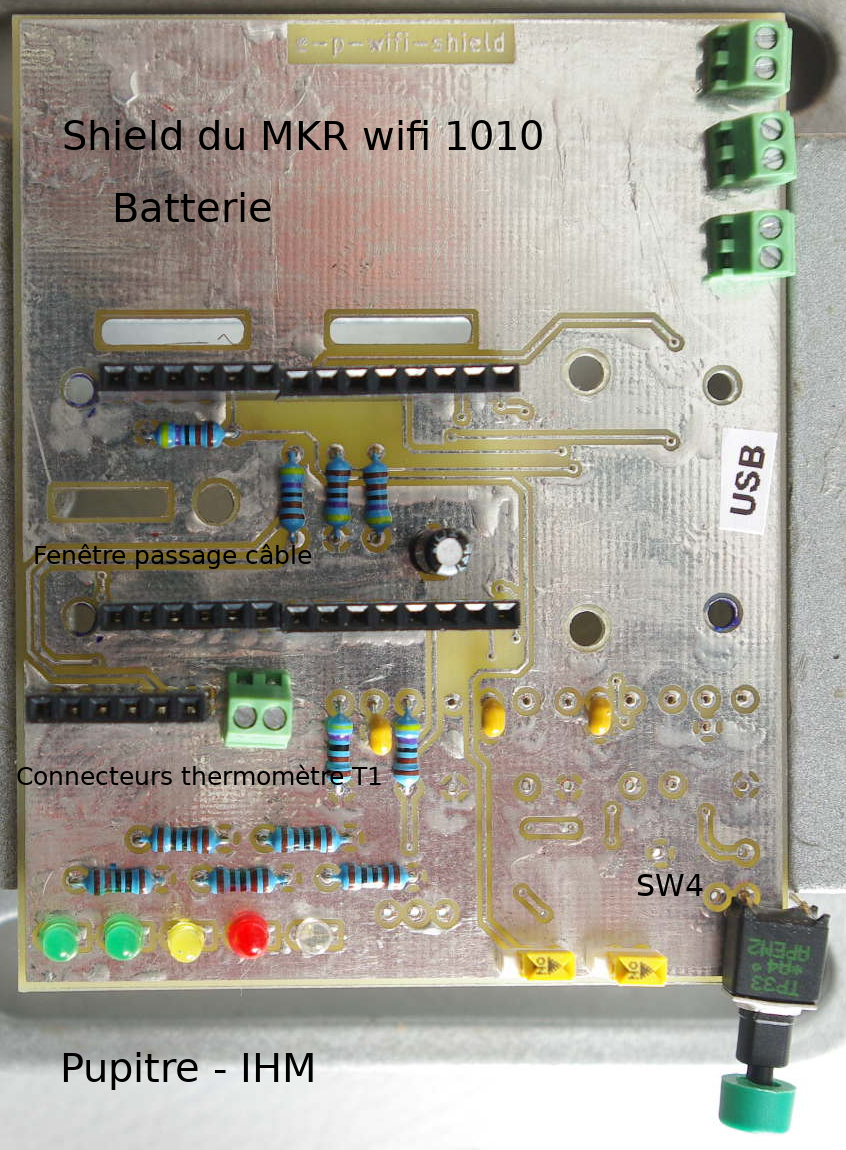
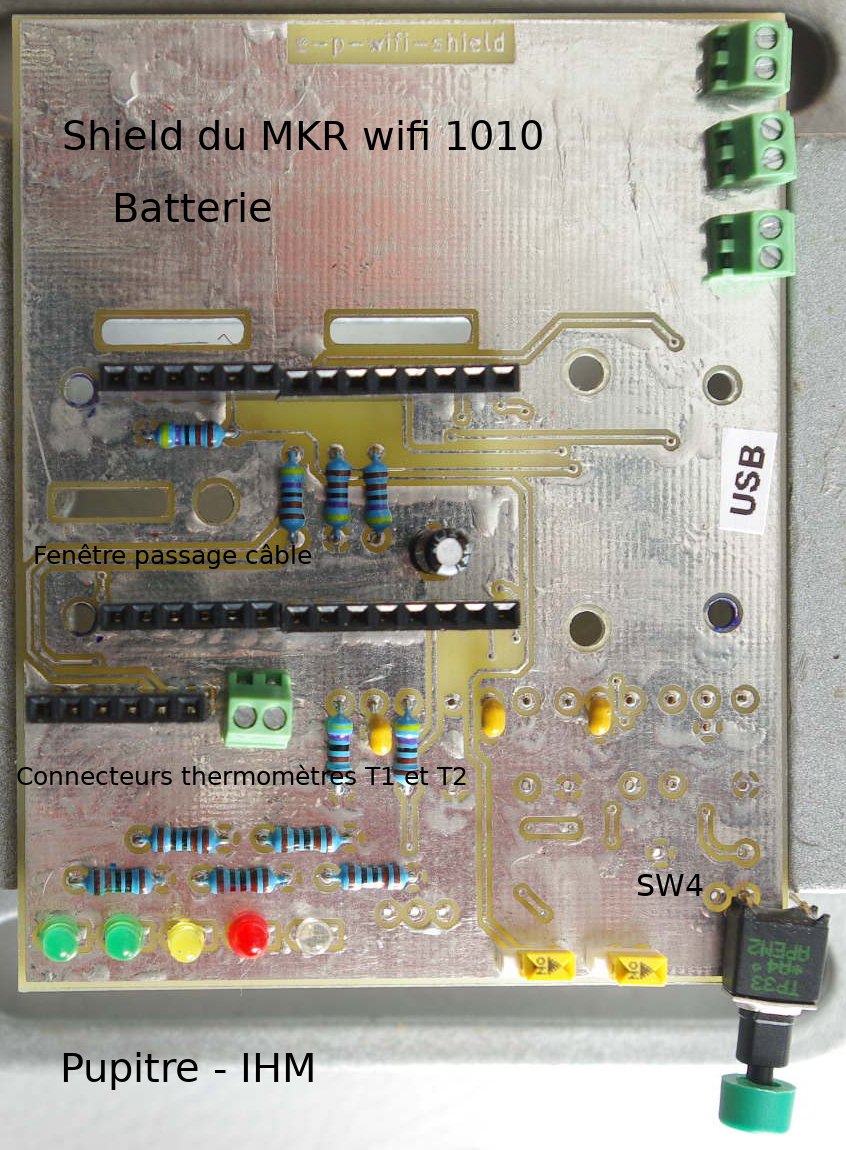
Revision of a layered 846x1150 image; what changed, layer by layer:
renamed "Connecteurs thermomètre T1" to "Connecteurs thermomètres T1 et...", painted on it over (x1=345, y1=767, x2=466, y2=785)
